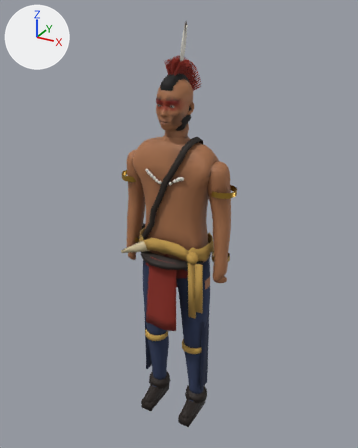
Renders of the glTF model reckoning/models/warrior.glb from each side of a commit.
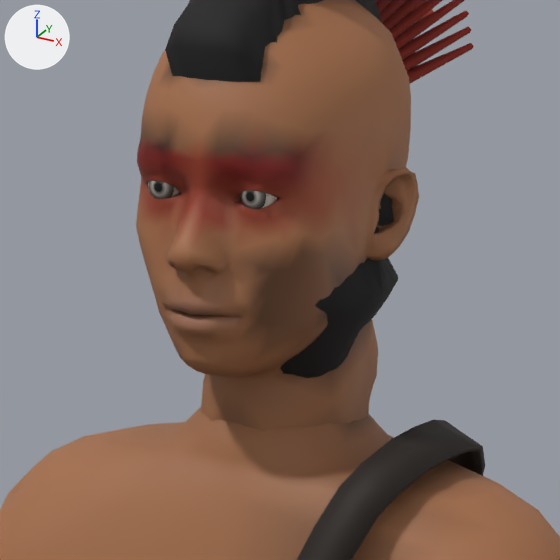
Each version is shown whole from a camera (50 mm lens) standing at (1.042, -1.863, 2.018) and looking at (-0.009, 0.047, 1.063), then close up on the part from 38% to 60% of the width and 18% to 35% of the height. Lighting does not change. The marker at upper left points along +X, +Y and +Z. The last two pictures show the newer version. Vertices at exactly the same position are counted once.

The first close-up shows 'warrior_body', 'warrior_hair', 'warrior_hat', 'warrior_iris', 'warrior_leather', 'warrior_skin' and 1 more.
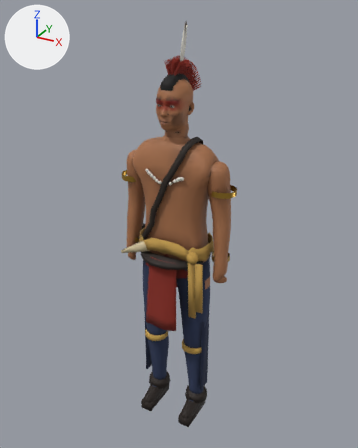
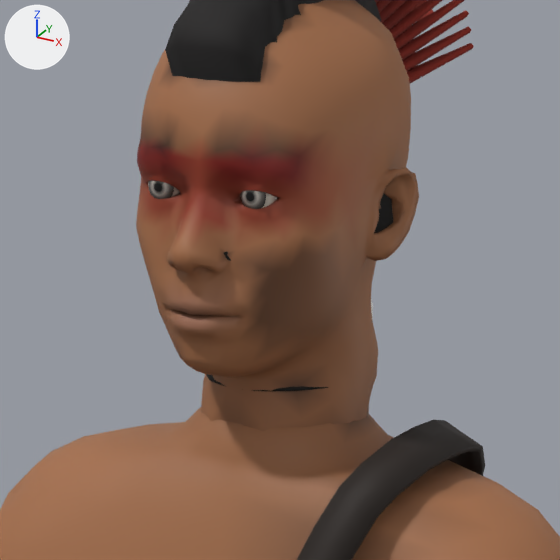
Boxes [x1, y1, x2, y2] around the edits, measured in the close-ups (560 x 560 px; the box of a moved part takes in the faces that stretch with it):
'warrior_hair', reshaped: before [165, 0, 398, 378]; after [165, 0, 393, 391]
part 1 of me_warrior_hair, moved or reshaped (mostly hidden afterwards): before [280, 204, 398, 378]; after [206, 204, 393, 391]
part 2 of me_warrior_skin, recoloured: [204, 226, 390, 407] in both

Diff of the bpy script that builds the scene:
```diff
--- a/reckoning/models/warrior.glb.py
+++ b/reckoning/models/warrior.glb.py
@@ me_warrior_hair @@
 me_warrior_hair.from_pydata(...)  # 1388 vertices, 2736 faces; spans x -0.074..0.072, y -0.108..0.108, z 1.524..1.766
 # used by ob_warrior_hair; location = (0.0, 0.0, 0.0)
+# me_warrior_hair part 1: 478 of 1388 vertices moved; they spanned x -0.071..0.071, y -0.098..0.074, z 1.525..1.625 and now span x -0.071..0.071, y -0.098..0.062, z 1.525..1.614; mean shift (0.0, 0.003, -0.003); largest move (0.0, 0.005, 1.533) -> (0.0, 0.062, 1.533)
 me_warrior_hair.materials.append(mat_warrior_hair)
@@ me_warrior_skin @@
 me_warrior_skin.from_pydata(...)  # 1599 vertices, 3168 faces; spans x -0.083..0.081, y -0.115..0.084, z 1.417..1.749
 # used by ob_warrior_skin; location = (0.0, 0.0, 0.0)
+# me_warrior_skin part 2: 517 faces centred in x -0.081..0.079, y -0.103..0.07, z 1.504..1.648 are repainted in the vertex colours; the middle colour goes from brown #714a30 to brown #9c6844
 me_warrior_skin.materials.append(mat_warrior_skin)
```
